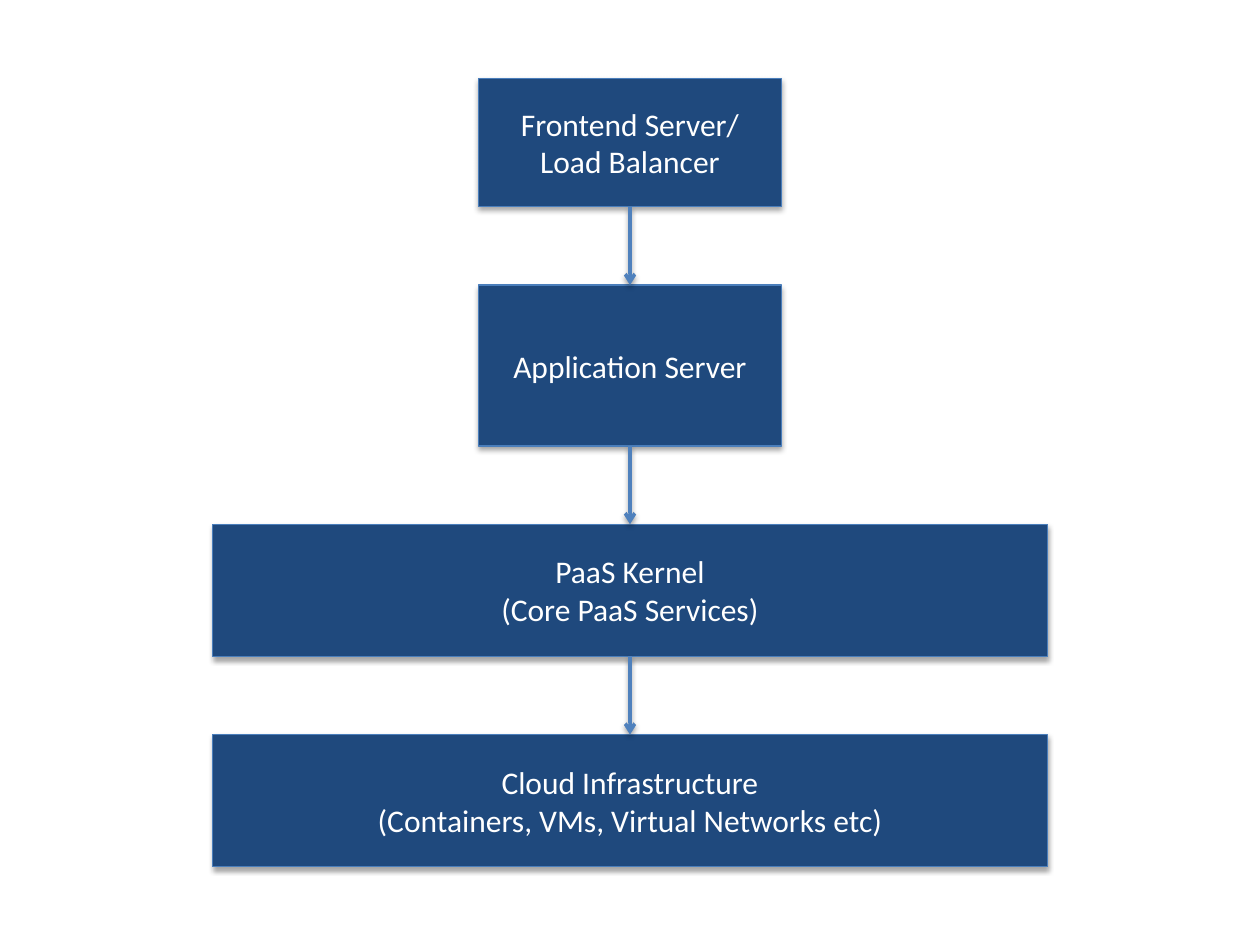
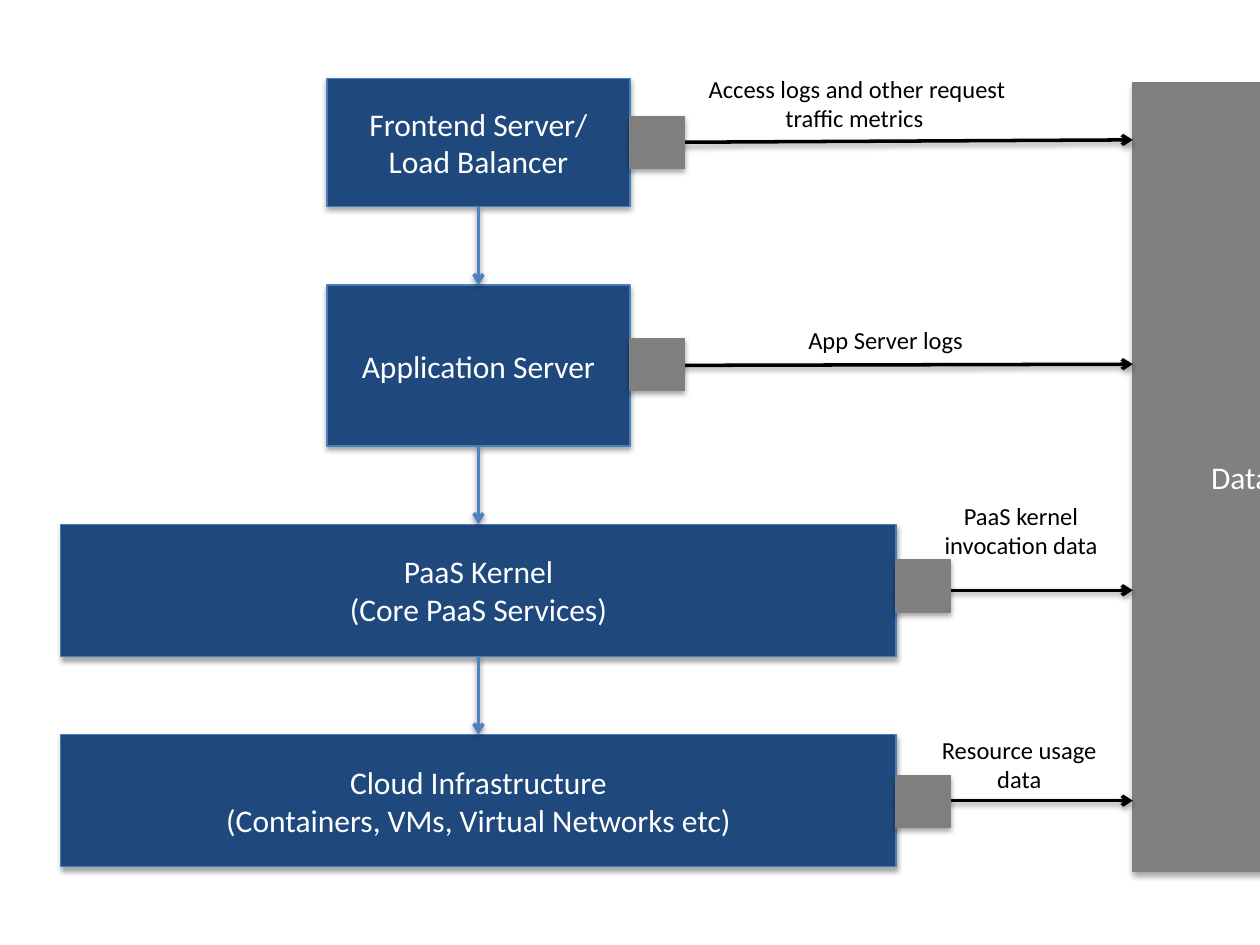
Before and after one commit to Dithn/eager-appscale, a slide deck: slide 13 of Eager/elk-experiment/Huawei_Presentation_1.pptx. Drawn at 1260x945 pixels with LibreOffice and Linux fonts; fonts in the diff are those of the drawing. Boxes give left, top, right and bottom in pixels: in the first picture for what was removed or moved away, otherwise in the second. Text is boxed around its words. In the diff, an @@ line names an element or a change of style, - is before the commit and + after.

```diff
--- a/Eager/elk-experiment/Huawei_Presentation_1.pptx
+++ b/Eager/elk-experiment/Huawei_Presentation_1.pptx
@@ rectangle "Frontend Server/": place and size @@
-rectangle "Frontend Server/" at bbox=[479, 78, 782, 207]
+rectangle "Frontend Server/" at bbox=[326, 78, 630, 207]
@@ text added at bbox=[709, 81, 1005, 127], 14 pt, text #000000 @@
+Access logs and other request traffic metrics
@@ rectangle added at bbox=[1133, 83, 1260, 872], fill #808080, outline #808080 0.75 pt, 18 pt, text #FFFFFF @@
+Data Storage
@@ rectangle added at bbox=[630, 116, 684, 168], fill #7F7F7F, outline #808080 0.75 pt @@
@@ arrow added from (630, 142) to (1133, 140), #000000 2 pt @@
@@ rectangle "Application Server": place and size @@
-rectangle "Application Server" at bbox=[479, 285, 782, 446]
+rectangle "Application Server" at bbox=[326, 285, 630, 446]
@@ rectangle added at bbox=[630, 338, 684, 389], fill #7F7F7F, outline #808080 0.75 pt @@
@@ text added at bbox=[808, 332, 963, 354], 14 pt, text #000000 @@
+App Server logs
@@ arrow added from (630, 365) to (1133, 364), #000000 2 pt @@
@@ text added at bbox=[945, 508, 1097, 560], 14 pt, text #000000 @@
+PaaS kernel invocation data
@@ rectangle added at bbox=[896, 559, 950, 611], fill #7F7F7F, outline #808080 0.75 pt @@
@@ arrow added from (896, 590) to (1133, 590), #000000 2 pt @@
@@ 3 arrows, 2 rectangles: place and size @@
-3 arrows, 2 rectangles at bbox=[212, 207, 1047, 867]
+3 arrows, 2 rectangles at bbox=[60, 207, 896, 867]
@@ text added at bbox=[942, 743, 1097, 788], 14 pt, text #000000 @@
+Resource usage data
@@ rectangle added at bbox=[896, 776, 950, 828], fill #7F7F7F, outline #808080 0.75 pt @@
@@ arrow added from (896, 800) to (1133, 800), #000000 2 pt @@
```
Also in this commit, not shown: 2 other files.
